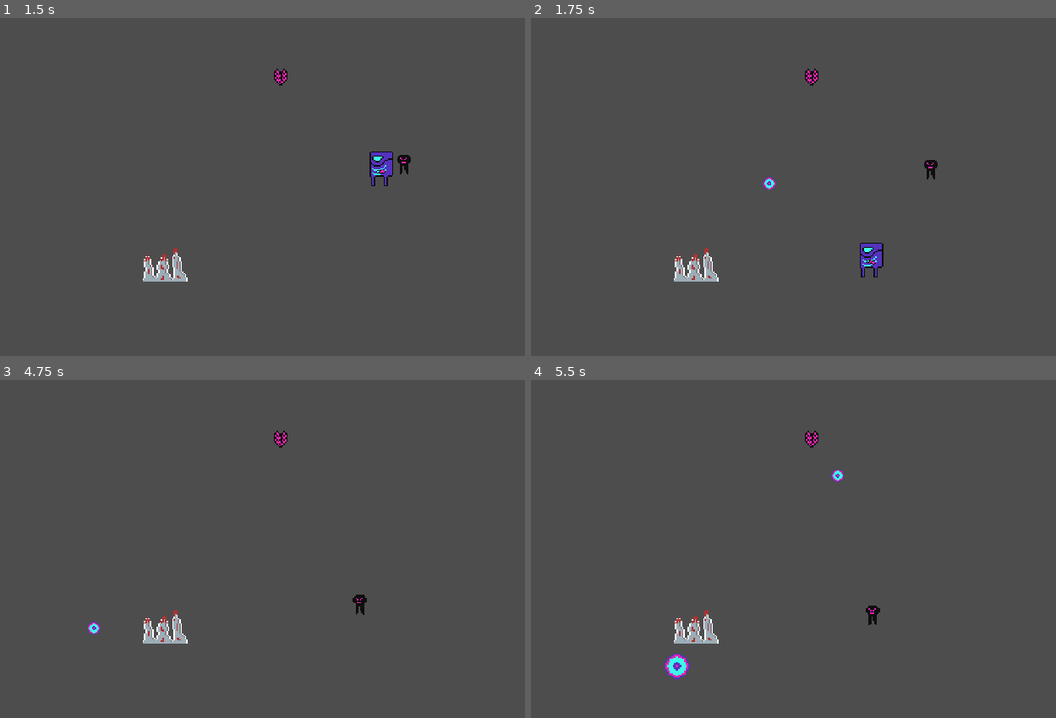
Above: before the commit, frames 1-4 (two rows, left to right).
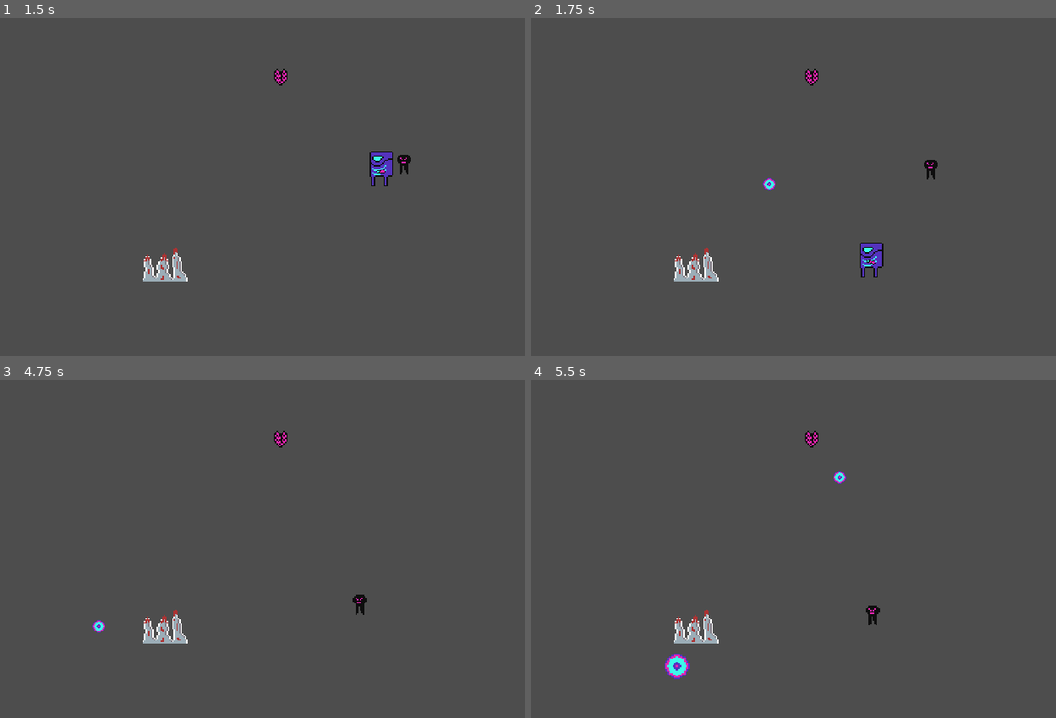
Above: after the commit, the same moments.

Repository: SamuelAlves-23/GameOffJam2023
Game: Godot game, scene res://Scenes/test_arena.tscn
Two runs of this game, one before a commit and one after it. Both use one fixed random seed, a clock stepped at 60 frames per second and the inputs below.
Inputs (mouse positions are in pixels of both pictures, inside the frame that each line leads up to):
- Up to frame 1 (1.5 s): move the mouse to (378, 146) at 0.52 s; press the mouse at (378, 146) at 0.53 s; hold D (move_right) 0.53-1.28 s; move the mouse to (94, 183) at 1.27 s; release the mouse at (94, 183) at 1.28 s; hold S (move_down) from 1.28 s (still down); tap Mouse wheel down (decrease_bullet_size) at 1.35 s
- Up to frame 2 (1.75 s): keep holding S (move_down); click (625, 183) at 1.55 s
- Up to frame 3 (4.75 s): move the mouse to (299, 444) at 2.02 s; release S (move_down) at 2.03 s; press the mouse at (299, 444) at 2.03 s; hold D (move_right) 2.03-2.78 s; tap Mouse wheel up (increase_bullet_size) at 2.1 s; move the mouse to (194, 603) at 2.77 s; release the mouse at (194, 603) at 2.78 s; hold W (move_up) 2.78-3.53 s; click (194, 603) at 2.85 s; move the mouse to (430, 586) at 3.52 s; press the mouse at (430, 586) at 3.53 s; hold A (move_left) from 3.53 s (still down); move the mouse to (26, 471) at 4.27 s; release the mouse at (26, 471) at 4.28 s; tap Mouse wheel down (decrease_bullet_size) at 4.35 s; click (26, 471) at 4.55 s
- Up to frame 4 (5.5 s): move the mouse to (793, 528) at 5.02 s; release A (move_left) at 5.03 s; press the mouse at (793, 528) at 5.03 s; hold S (move_down) from 5.03 s (still down); tap Mouse wheel up (increase_bullet_size) at 5.1 s

Frame 1 is identical in both runs. In frame 2, less than 0.1% of the frame differs, in the area x 44-47%, y 47-51%; in frame 3, less than 0.1%, in the area x 16-20%, y 71-76%; in frame 4, less than 0.1%.

Commit message:
Spread in small bullets

Diff:
--- a/Scripts/gun.gd
+++ b/Scripts/gun.gd
@@ -3,6 +3,8 @@
 @export var speed = 500
 @export var min_size = 0.5
 @export var max_size = 2
+@export var max_spread = 10
+var current_spread = 0
 
 @onready var bullet_scene = preload("res://Scenes/bullet.tscn")
 @onready var bulletContainer = $BulletContainer
@@ -15,12 +17,21 @@
 
 
 func shoot():
+	var spread_degree_max = current_spread * 0.5
+	var spread_radians_actual = deg_to_rad(randf_range(-spread_degree_max, spread_degree_max))
+	var spread_increment = max_spread * 0.1
+	current_spread = clamp(current_spread + spread_increment, 0, max_spread)
+
 	var bullet = bullet_scene.instantiate()
 	bulletContainer.add_child(bullet)
 	bullet.scale = self.scale
 	bullet.global_position = bullet_pos.global_position
 	var current_pos = bullet_pos.global_position
-	bullet.direction = get_global_mouse_position() - current_pos
+	var direction = get_global_mouse_position() - current_pos
+	if scale.x < 1:
+		bullet.direction = direction.rotated(spread_radians_actual)
+	else:
+		bullet.direction = get_global_mouse_position() - current_pos
 
 
 func change_gun_size(variation):
